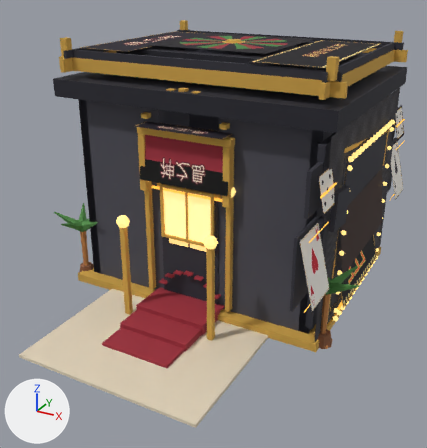
The glTF model server/src/main/resources/public/models/casino.glb: old version first, new version second.
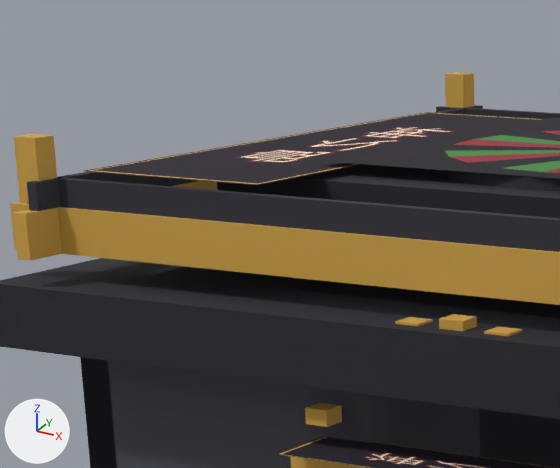
The first picture shows the older version from a 50 mm camera at (4.54, -9.16, 5.37) aimed at (0.09, -1.08, 1.33). The close-ups show the older and then the newer version on the part from 13% to 50% of the width and 0% to 29% of the height of that picture. Only the edits that show in the close-ups are written down. Arrows for +X, +Y and +Z are at lower left; the lights stay in place. Where no turn or scale is listed for an object, it has been applied to the vertices. Vertices at exactly the same position are counted once.

Objects in the first close-up: 'entry_arch', 'roof', 'roof_deco', 'roulette', 'walls'.
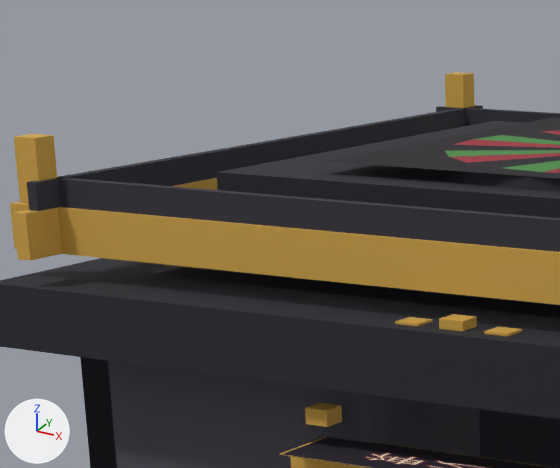
Changed parts and their boxes (x1, y1, x2, y2) in the close-ups (560 x 468 px):
'roof_deco', reshaped (not visible afterwards): before (84, 112, 541, 185)

The change, as a diff of the scene's bpy script:
```diff
--- a/server/src/main/resources/public/models/casino.glb.py
+++ b/server/src/main/resources/public/models/casino.glb.py
@@ me_roof_deco @@
 # used by ob_roof_deco; location = (0.0, 0.0, 0.0)
-me_roof_deco.from_pydata(...)  # 8 vertices, 4 faces; spans x -2.0..2.09, y -1.77..1.14, z 4.16..4.17
+me_roof_deco.from_pydata(...)  # 4 vertices, 2 faces; spans x 1.01..2.09, y -1.77..1.07, z 4.17
+# me_roof_deco part 1: the loose piece of 4 vertices spanning x -2.0..-1.04, y -1.7..1.14, z 4.16 is deleted
 me_roof_deco.materials.append(mat_tex_casino_cas_roof_sign_png)
-me_roof_deco.materials.append(mat_tex_casino_cas_arch_roof_png)  # picture img_cas_arch_roof
```
